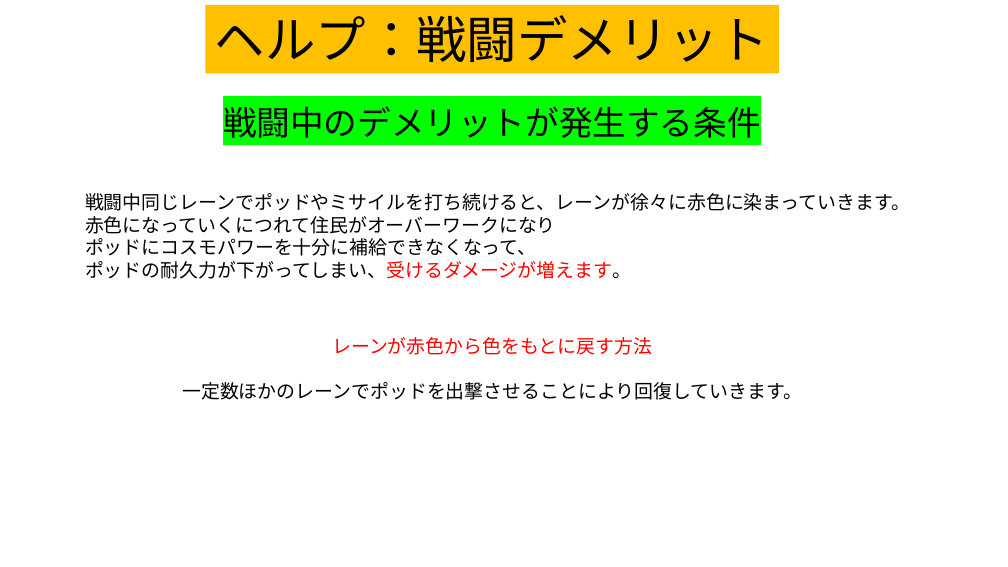
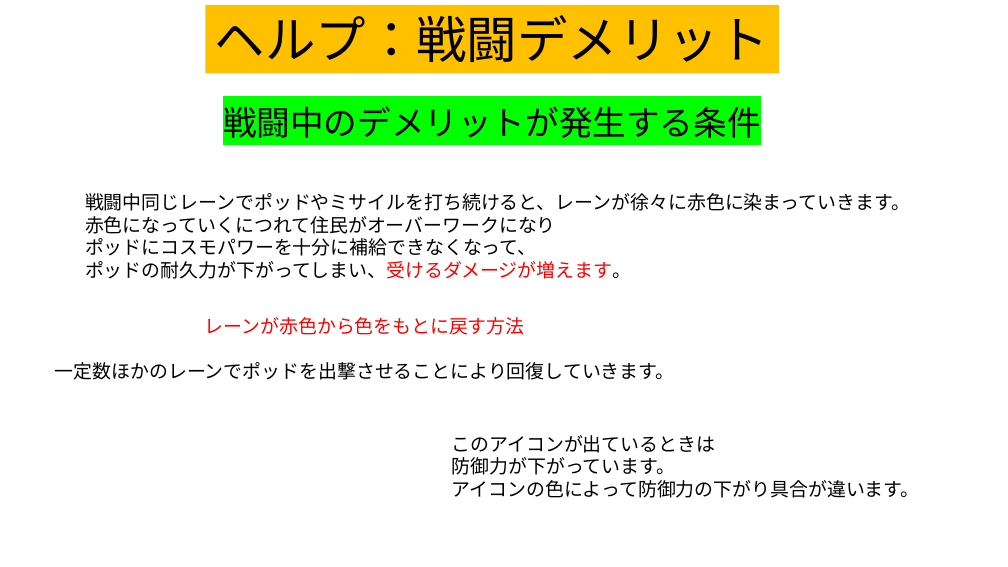
Before and after one commit to team556/team, a slide deck: slide 12 of 説明文.pptx. Drawn at 1008x567 pixels with LibreOffice and Linux fonts; fonts in the diff are those of the drawing. Boxes give left, top, right and bottom in pixels: in the first picture for what was removed or moved away, otherwise in the second. Text is boxed around its words. In the diff, an @@ line names an element or a change of style, - is before the commit and + after.

```diff
--- a/説明文.pptx
+++ b/説明文.pptx
@@ text "レーンが赤色から色をもとに戻す方法" moved from (x1=182, y1=337, x2=802, y2=400) to (x1=55, y1=317, x2=675, y2=380) @@
@@ text added at (x1=452, y1=435, x2=920, y2=498), 18 pt, text #000000 @@
+このアイコンが出ているときは
+防御力が下がっています。
+アイコンの色によって防御力の下がり具合が違います。
```
Also in this commit, not shown: 1 other slide changed, 1 slide added.
